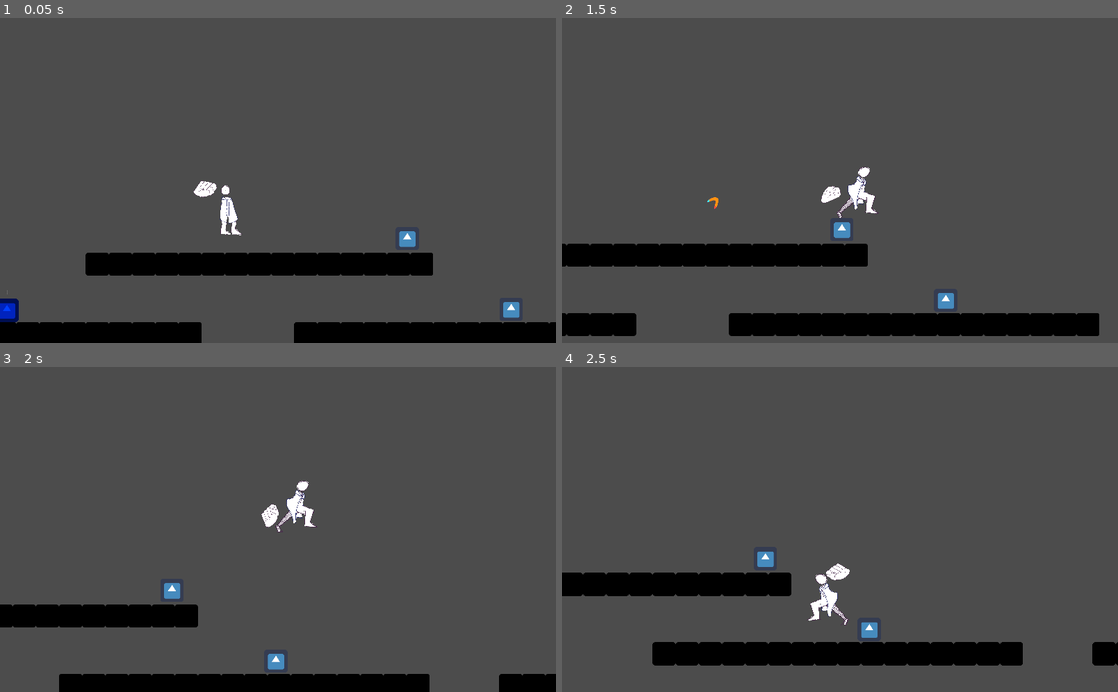
Above: before the commit, frames 1-4 (two rows, left to right).
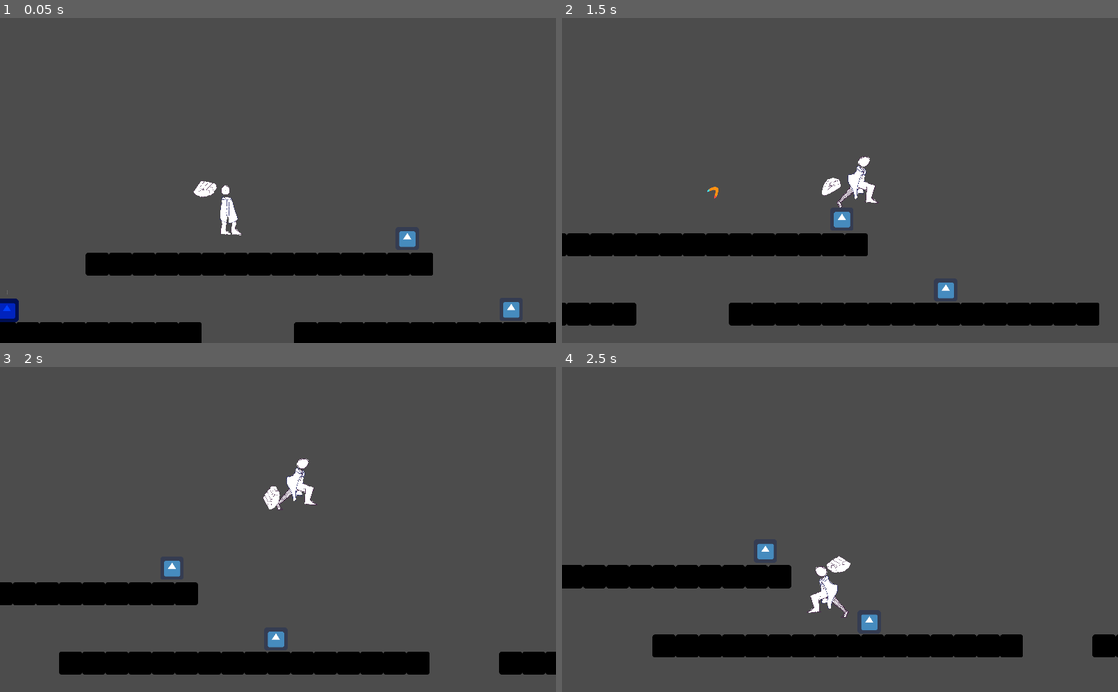
Above: after the commit, the same moments.

Repository: dodo3142/WinterGameJam
Game: Godot game, scene res://Scenes/TestLevel.tscn
Same seed, same stepped clock (60 frames per second), same inputs: the game is played once before the commit and once after it. The engine's default icon, where the game draws it, is replaced by a stand-in: a white triangle on a blue panel in a dark square.
Inputs (mouse positions are in pixels of both pictures, inside the frame that each line leads up to):
- Up to frame 1 (0.05 s): no input
- Up to frame 2 (1.5 s): move the mouse to (962, 164) at 0.52 s; hold X (Attack) 0.53-1.28 s; hold Right (Right) from 0.53 s (still down); tap Z (Jump) at 0.77 s; move the mouse to (728, 196) at 1.27 s; right-click (728, 196) at 1.35 s
- Up to frame 3 (2 s): keep holding Right (Right); tap Z (Jump) at 1.52 s
- Up to frame 4 (2.5 s): move the mouse to (895, 458) at 2.02 s; release Right (Right) at 2.03 s; hold Left (Left) from 2.03 s (still down); hold X (Attack) from 2.03 s (still down)

Frame 1 is identical in both runs. In frame 2, 9.7% of the frame differs, in the area x 0-97%, y 42-98%; in frame 3, 15%, in the area x 0-100%, y 28-100%; in frame 4, 6.3%.

Commit message:
bruuuuuuuh

Diff:
--- a/WinterGameJam/Scenes/Player.tscn
+++ b/WinterGameJam/Scenes/Player.tscn
@@ -391,7 +391,6 @@
 wait_time = 0.2
 one_shot = true
 
-[connection signal="Grounded_Update" from="." to="PlayerSprite/Camera2D" method="_on_Player_Grounded_Update"]
 [connection signal="animation_finished" from="PlayerSprite/Hand/HandSprite" to="." method="_on_HandSprite_animation_finished"]
 [connection signal="timeout" from="CoyoteTimer" to="." method="_on_CoyoteTimer_timeout"]
 [connection signal="timeout" from="JumpBuffring" to="." method="_on_JumpBuffring_timeout"]
